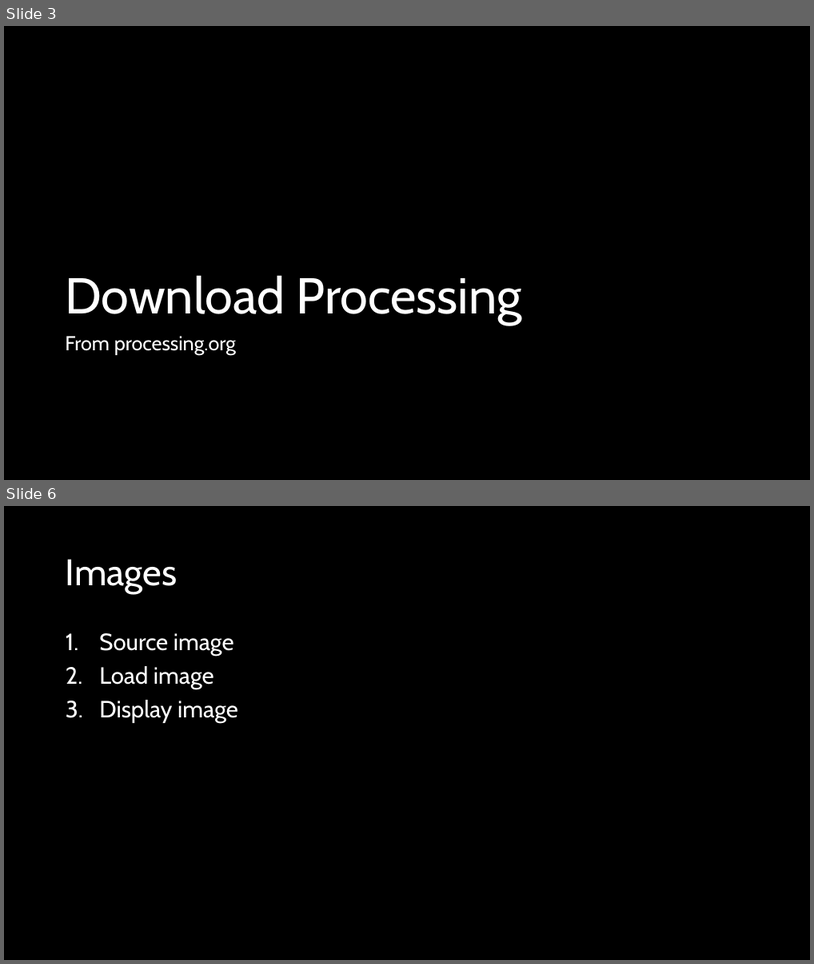
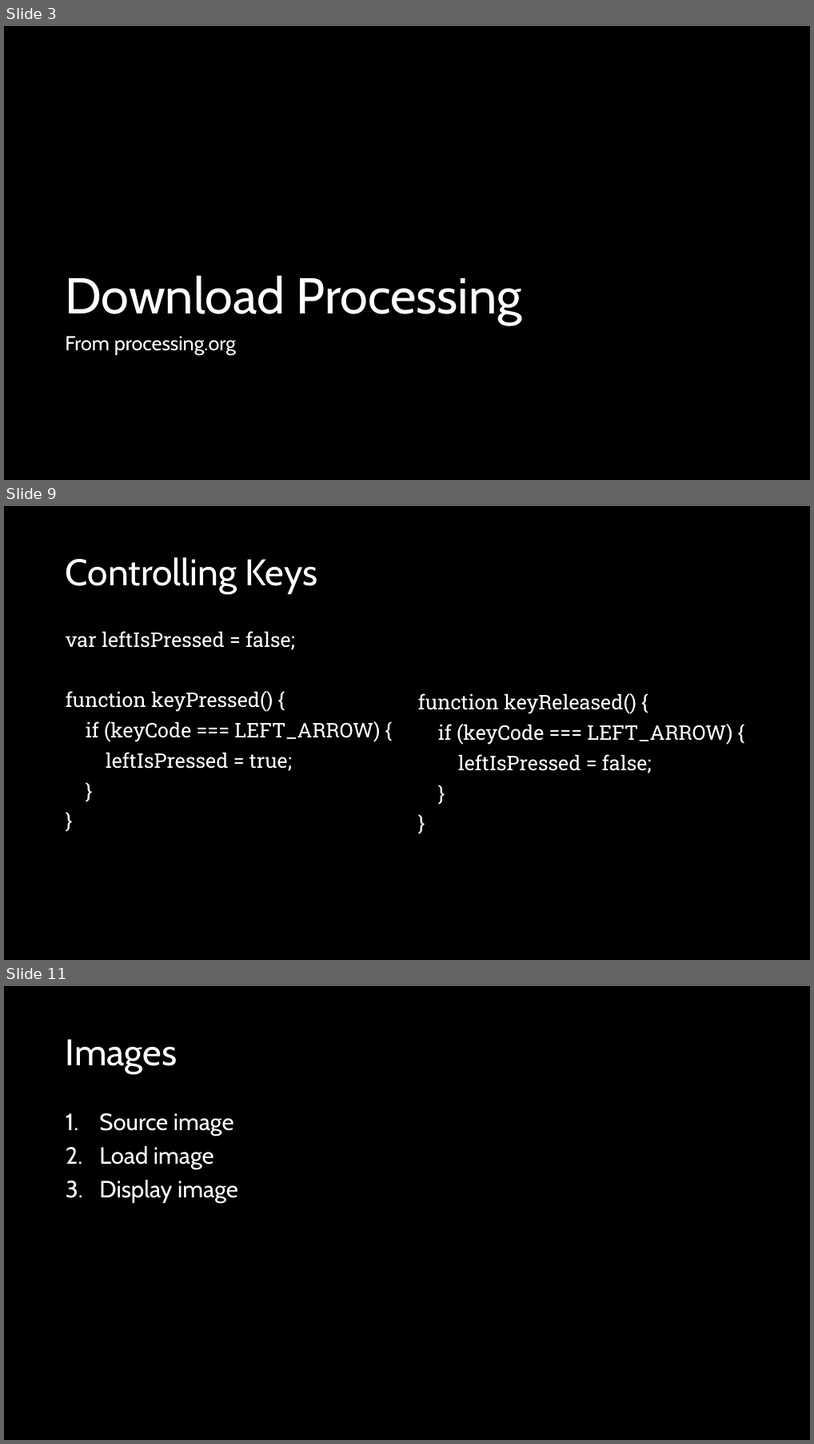
Before and after one commit to crhallberg/IMM120, a slide deck: Presentations/2018-10-01 - Event and Media.pptx. Shown one above the other, each under a label of ours: slides 3 and 6 before the commit, slides 3, 9 and 11 after it; the slides between them are not shown. The pictures are 814x964 and 814x1444 pixels, drawn with LibreOffice and Linux fonts; fonts in the diff are those of the drawing. Boxes give left, top, right and bottom in pixels: in the first picture for what was removed or moved away, otherwise in the second. Text is boxed around its words. In the diff, an @@ line names an element or a change of style, - is before the commit and + after.

```diff
--- a/Presentations/2018-10-01 - Event and Media.pptx
+++ b/Presentations/2018-10-01 - Event and Media.pptx
@@ slide 9 added at <box>4,506,810,960</box>, background #000000 @@
@@ title added at <box>66,557,318,594</box>, 44 pt, text #FFFFFF @@
+Controlling Keys
@@ text added at <box>66,631,380,771</box>, 24 pt, text #FFFFFF @@
+var leftIsPressed = false;
+function keyPressed() {
+if (keyCode === LEFT_ARROW) {
+leftIsPressed = true;
+}
+}
@@ text added at <box>418,693,733,773</box>, 24 pt, text #FFFFFF @@
+function keyReleased() {
+if (keyCode === LEFT_ARROW) {
+leftIsPressed = false;
+}
+}
@@ what was slide 6 is now slide 11 @@
```
Also in this commit, not shown: 2 slides changed, 4 other slides added, 2 slides removed.
